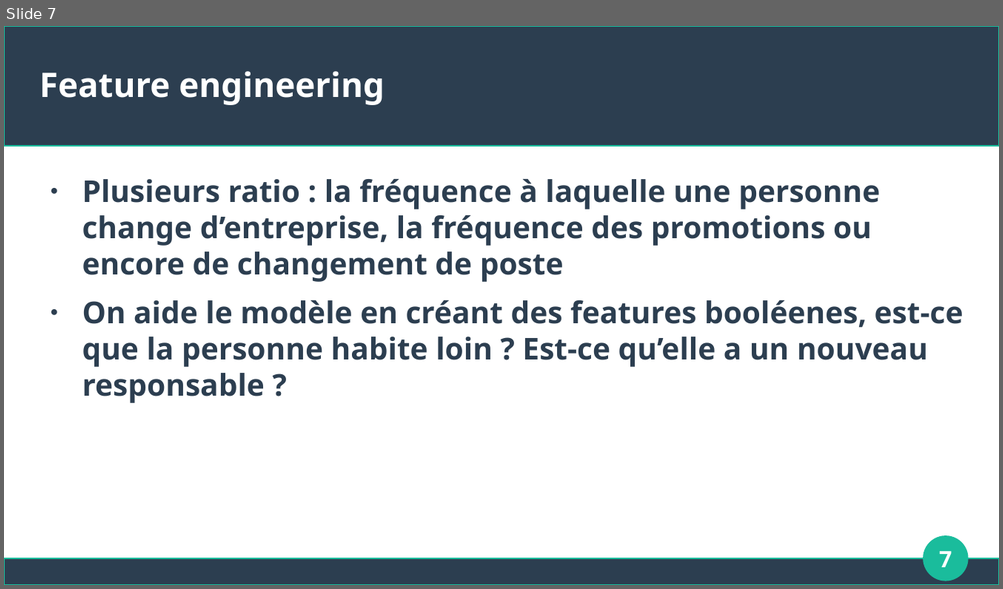
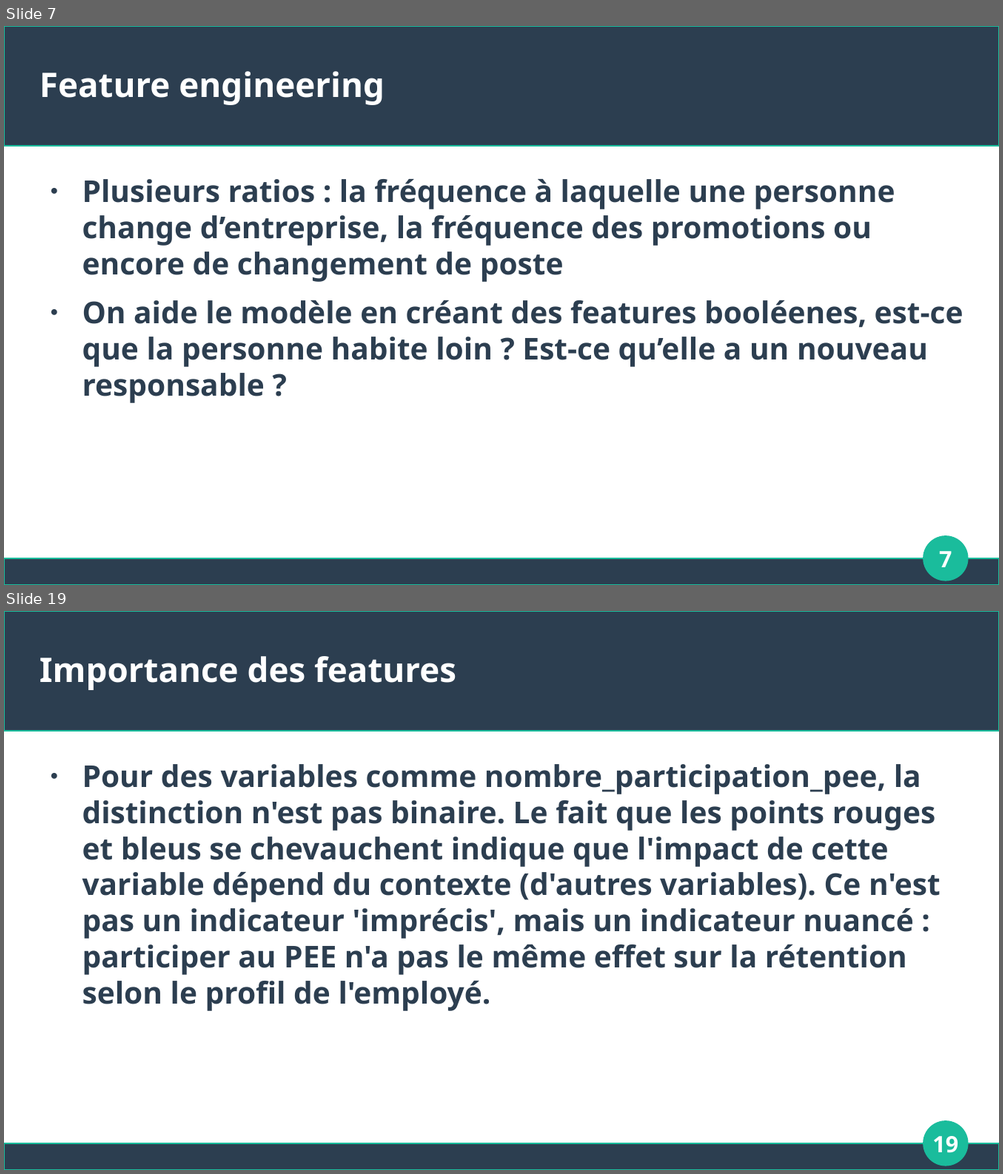
Before and after one commit to Apinsun/Projet4, a slide deck: presentation.odp. Shown one above the other, each under a label of ours: slide 7 before the commit, slides 7 and 19 after it; the slides between them are not shown. The pictures are 1003x589 and 1003x1174 pixels, drawn with LibreOffice and Linux fonts; fonts in the diff are those of the drawing. Boxes give left, top, right and bottom in pixels: in the first picture for what was removed or moved away, otherwise in the second. Text is boxed around its words. In the diff, an @@ line names an element or a change of style, - is before the commit and + after.

```diff
--- a/presentation.odp
+++ b/presentation.odp
@@ slide 19 added at [4,611,999,1170], background #FFFFFF; not listed: 3 template elements that a slide beside it also shows @@
@@ title added at [40,656,456,690], 27 pt, text #FFFFFF, bold @@
+Importance des features
@@ text added at [82,764,940,1011], 24 pt, text #2C3E50, bold @@
+● Pour des variables comme nombre_participation_pee, la distinction n'est pas binaire. Le fait que les points rouges et bleus se chevauchent indique que l'impact de cette variable dépend du contexte (d'autres variables). Ce n'est pas un indicateur 'imprécis', mais un indicateur nuancé : participer au PEE n'a pas le même effet sur la rétention selon le profil de l'employé.
@@ page number added at [932,1136,958,1153], 18 pt, text #FFFFFF, bold @@
+19
@@ slide 7 changed as well @@
@@ text at [82,179,895,282]: text changed @@
-● Plusieurs ratio : la fréquence à laquelle une personne change d’entreprise, la fréquence des promotions ou encore de changement de poste
+● Plusieurs ratios : la fréquence à laquelle une personne change d’entreprise, la fréquence des promotions ou encore de changement de poste
```
Also in this commit, not shown: 1 other slide changed, 12 other slides added, 1 slide removed, 1 other file.
